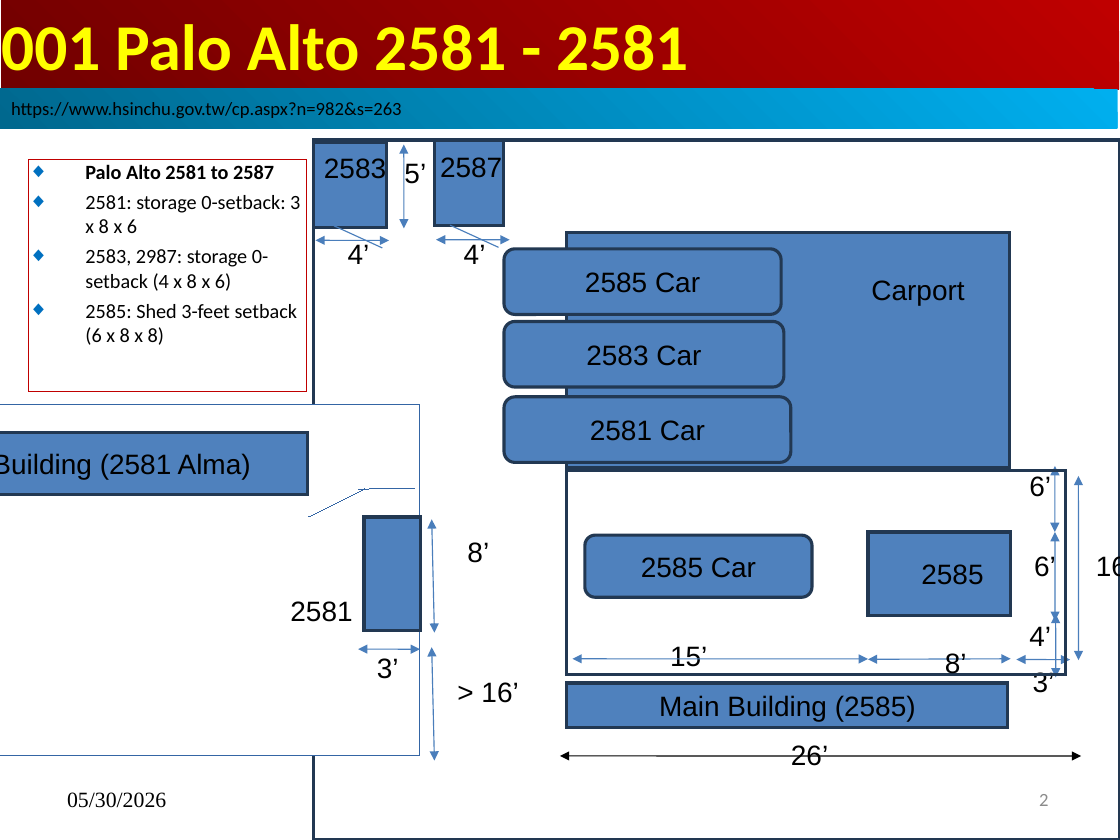
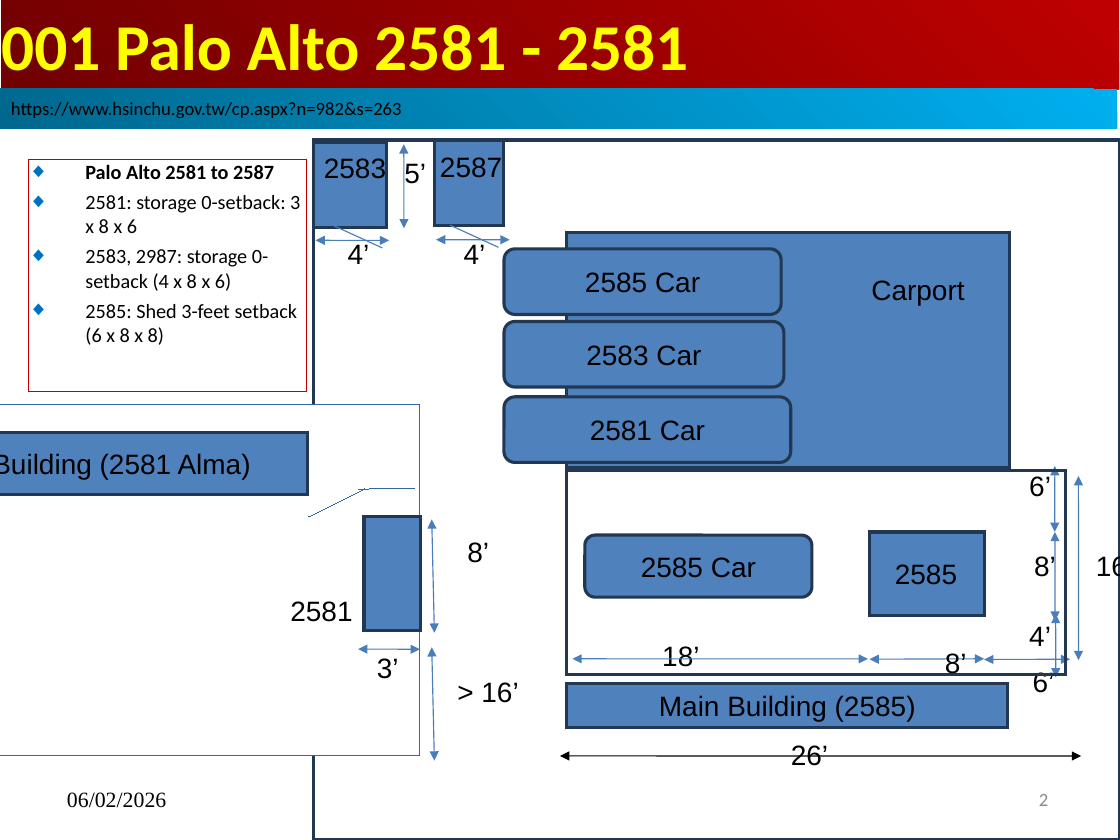
Before and after one commit to peterhchen/1000_Family, a slide deck: slide 2 of Palo_Alto_2581/000_PaloAlto_Shed.pptx. Drawn at 1120x840 pixels with LibreOffice and Linux fonts; fonts in the diff are those of the drawing. Boxes give left, top, right and bottom in pixels: in the first picture for what was removed or moved away, otherwise in the second. Text is boxed around its words. In the diff, an @@ line names an element or a change of style, - is before the commit and + after.

```diff
--- a/Palo_Alto_2581/000_PaloAlto_Shed.pptx
+++ b/Palo_Alto_2581/000_PaloAlto_Shed.pptx
@@ rectangle: place and size @@
-rectangle at box(868, 532, 1010, 616)
+rectangle at box(869, 532, 983, 616)
@@ text "2585": place and size @@
-text "2585" at box(921, 564, 983, 585)
+text "2585" at box(895, 564, 957, 585)
@@ text added at box(1034, 555, 1062, 582), 18 pt, text #000000 @@
+8’’
@@ text at box(662, 646, 706, 667): text changed @@
-215’’
+18’’
@@ freeform shape: place and size @@
-freeform shape at box(868, 659, 1010, 659)
+freeform shape at box(869, 659, 983, 659)
@@ freeform shape: place and size @@
-freeform shape at box(1016, 660, 1070, 660)
+freeform shape at box(984, 660, 1071, 660)
@@ text at box(1033, 670, 1055, 693): text changed @@
-6’’
+6’
@@ text removed at box(1033, 670, 1055, 693) @@
-3’
@@ text at box(67, 792, 166, 808): text changed @@
-05/30/2026
+06/02/2026
```
Also in this commit, not shown: 2 other slides changed.
